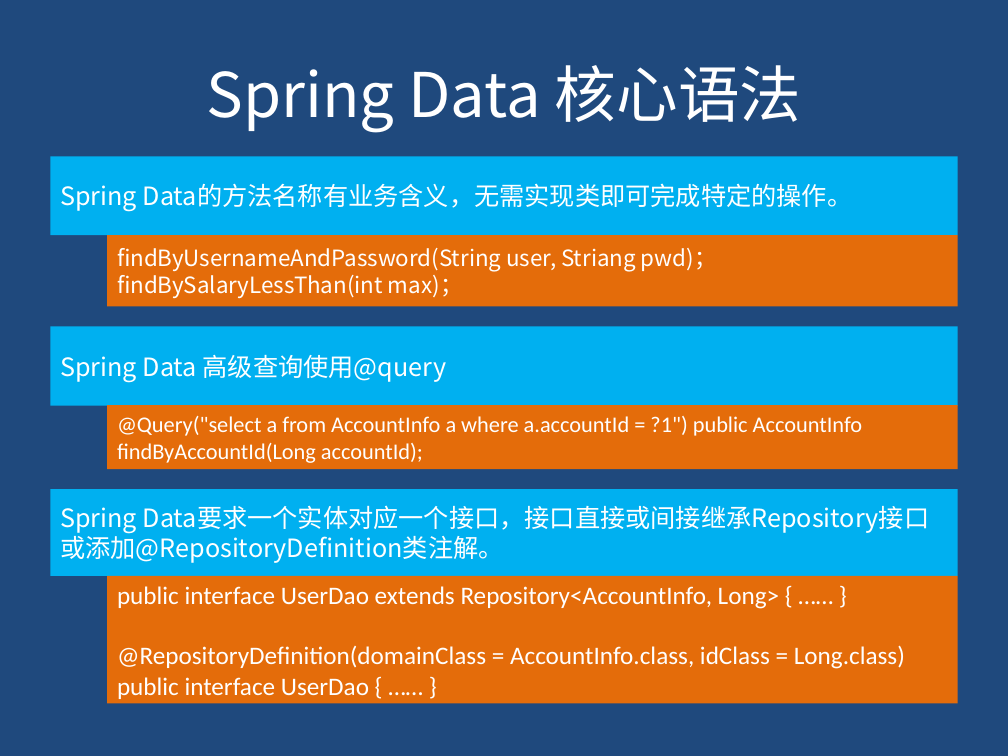
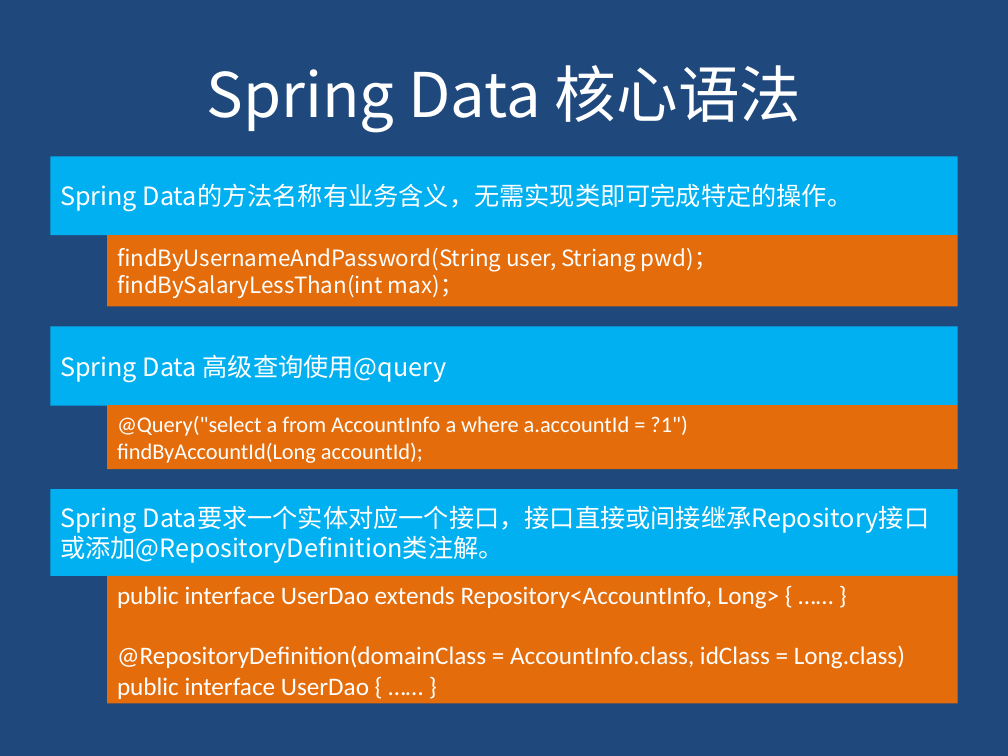
Before and after one commit to gudaoxuri/OpenTrains, a slide deck: slide 7 of Spring Data/PPT/Spring Data 入门.pptx. Drawn at 1008x756 pixels with LibreOffice and Linux fonts; fonts in the diff are those of the drawing. Boxes give left, top, right and bottom in pixels: in the first picture for what was removed or moved away, otherwise in the second. Text is boxed around its words. In the diff, an @@ line names an element or a change of style, - is before the commit and + after.

```diff
--- a/Spring Data/PPT/Spring Data 入门.pptx
+++ b/Spring Data/PPT/Spring Data 入门.pptx
@@ text in rectangle at <box>117,416,687,463</box>: text changed @@
-@Query("select a from AccountInfo a where a.accountId = ?1") public AccountInfo findByAccountId(Long accountId);
+@Query("select a from AccountInfo a where a.accountId = ?1")
+findByAccountId(Long accountId);
```
Also in this commit, not shown: 3 other slides changed, 6 other files.
